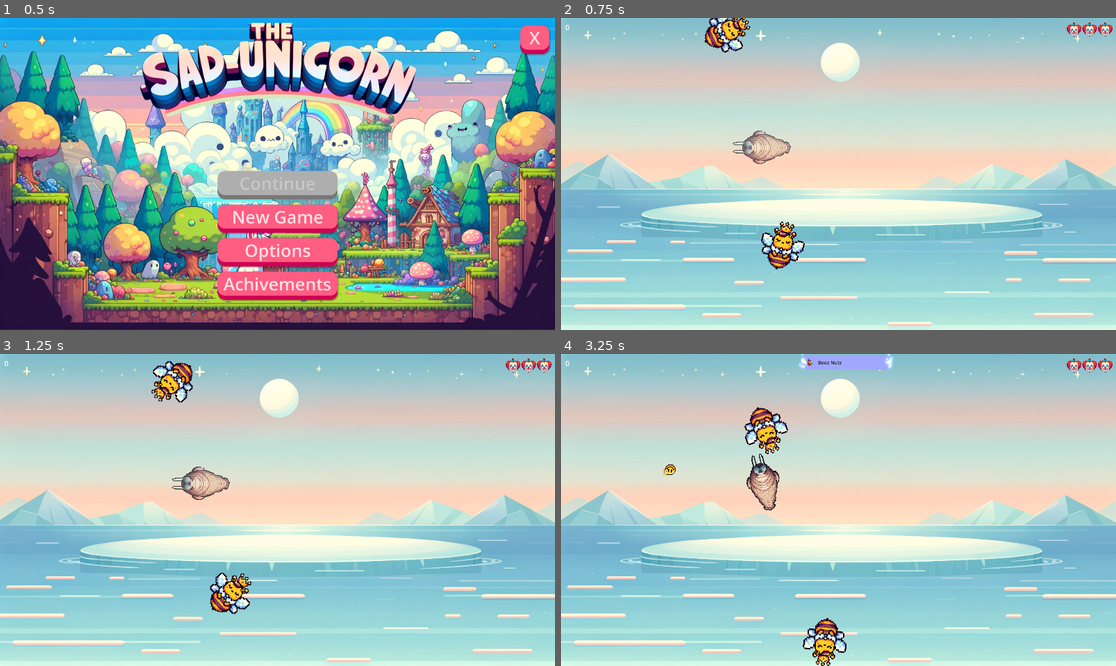
Above: before the commit, frames 1-4 (two rows, left to right).
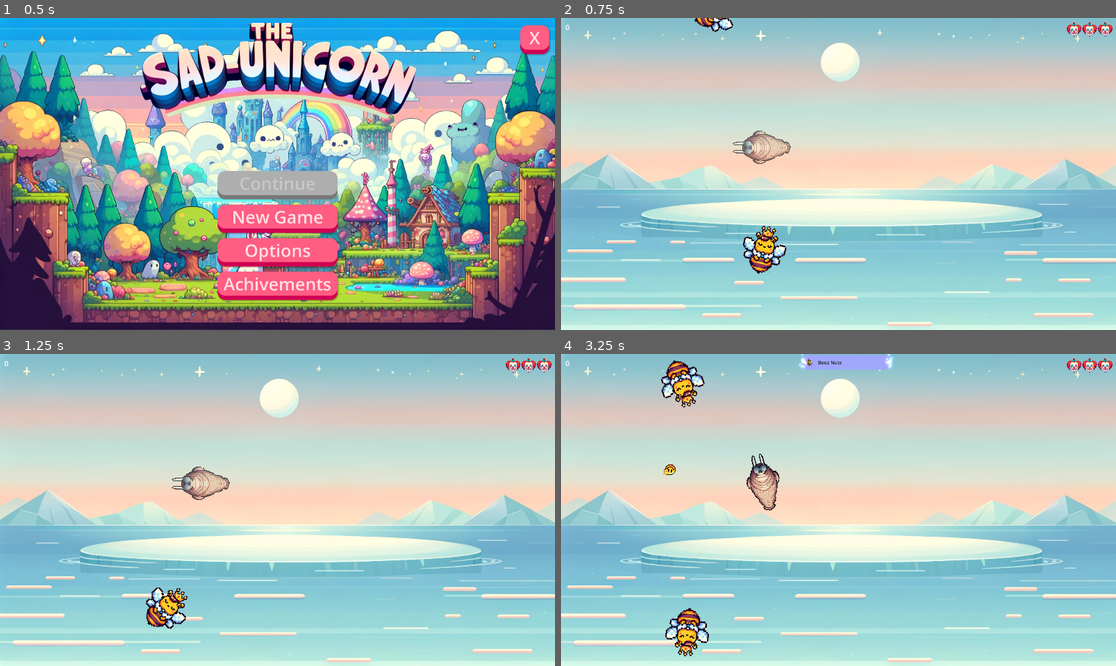
Above: after the commit, the same moments.

Repository: bytedev-code/the-sad-unicorn
Game: Godot game, scene res://menu/menu.tscn
Two runs of this game, one before a commit and one after it. Both use one fixed random seed, a clock stepped at 60 frames per second and the inputs below.
Inputs (mouse positions are in pixels of both pictures, inside the frame that each line leads up to):
- Up to frame 1 (0.5 s): no input
- Up to frame 2 (0.75 s): click "New Game" at 0.5 s
- Up to frame 3 (1.25 s): no input
- Up to frame 4 (3.25 s): move the mouse to (960, 494) at 1.27 s; hold D (player_rotate_right) 1.28-2.03 s; hold Space (player_shoot) 1.28-2.03 s; move the mouse to (727, 525) at 2.02 s; hold A (player_rotate_left) 2.03-2.78 s; tap K at 2.1 s; move the mouse to (894, 441) at 2.77 s; hold D (player_rotate_right) from 2.78 s (still down); hold Space (player_shoot) from 2.78 s (still down)

Frame 1 is identical in both runs. In frame 2, 1.8% of the frame differs, in the area x 24-44%, y 0-82%; in frame 3, 2.2%; in frame 4, 2.9%, in the area x 18-52%, y 2-100%.

Commit message:
implement movement AIs

Diff:
--- /dev/null
+++ b/ai/movement/FollowPlayerAI.gd
@@ -0,0 +1,12 @@
+class_name FollowPlayerAI
+extends MovementAI
+
+func _process(delta):
+	var player_pos = get_tree().get_root().get_node("game").find_child("player").position
+
+	var direction = _parent.position.direction_to(player_pos)
+
+	var motion = direction * _speed * delta
+	_parent.move_and_collide(motion)
+
+	Globals.screen_wrap(_parent)
--- /dev/null
+++ b/ai/movement/MovementAI.gd
@@ -0,0 +1,11 @@
+class_name MovementAI
+extends Node2D
+
+
+var _parent: RigidBody2D
+var _speed: float = 200
+
+# Called when the node enters the scene tree for the first time.
+func _init(parent: RigidBody2D, speed: float):
+	_parent = parent
+	_speed = speed
--- a/ai/movement/RandomDirectionAI.gd
+++ b/ai/movement/RandomDirectionAI.gd
@@ -1,16 +1,13 @@
 class_name RandomDirectionAI
-extends Node
+extends MovementAI
 
 var rng = RandomNumberGenerator.new()
 
 var _direction: Vector2
-var _parent: RigidBody2D
-var _speed: float = 200
 
 # Called when the node enters the scene tree for the first time.
 func _init(parent: RigidBody2D, speed: float):
-	_parent = parent
-	_speed = speed
+	super(parent, speed)
 	_direction = Vector2.from_angle(rng.randf() * 2 * PI)
 
 
@@ -18,3 +15,8 @@
 func _process(delta):
 	var motion = _direction * _speed * delta
 	_parent.move_and_collide(motion)
+
+	Globals.screen_wrap(_parent)
+
+func set_direction(direction: Vector2):
+	_direction = direction
--- a/ai/movement/TargetPointAI.gd
+++ b/ai/movement/TargetPointAI.gd
@@ -1,15 +1,12 @@
 class_name TargetPointAI
-extends Node2D
+extends MovementAI
 
 var rng = RandomNumberGenerator.new()
 
-var _parent: RigidBody2D
-var _speed: float = 200
 var _target_location: Vector2
 
-func _init(parent: RigidBody2D, speed):
-	_parent = parent
-	_speed = speed
+
+func _ready():
 	_plan_target_location()
 
 func _plan_target_location():
@@ -21,11 +18,12 @@
 	)
 
 func _process(delta):
-	print("try to reach ", _target_location)
-	var direction = position.direction_to(_target_location)
+	var direction = _parent.position.direction_to(_target_location)
 
 	if _parent.position.distance_to(_target_location) < 10:
 		_plan_target_location()
 
 	var motion = direction * _speed * delta
 	_parent.move_and_collide(motion)
+
+	Globals.screen_wrap(_parent)
--- a/blueprints/enemies/bee_queen.tscn
+++ b/blueprints/enemies/bee_queen.tscn
@@ -11,6 +11,7 @@
 
 [node name="bee_queen" type="RigidBody2D"]
 script = ExtResource("1_e2ucn")
+SPEED = 300.0
 SPLIT_INTO = ExtResource("2_ah7fu")
 SPLIT_NUMBER = 6
 SCORE = 5
--- a/blueprints/enemies/cat_woman.tscn
+++ b/blueprints/enemies/cat_woman.tscn
@@ -16,6 +16,7 @@
 SPLIT_NUMBER = 15
 SCORE = 50
 HITPOINTS = 10
+MOVE_AI = 1
 
 [node name="CollisionShape2D" type="CollisionShape2D" parent="."]
 position = Vector2(-0.5, 1.5)
--- a/blueprints/enemies/clown.tscn
+++ b/blueprints/enemies/clown.tscn
@@ -13,6 +13,7 @@
 SPLIT_INTO = ExtResource("2_ijpmu")
 SPLIT_NUMBER = 4
 SCORE = 5
+MOVE_AI = 2
 
 [node name="CollisionShape2D" type="CollisionShape2D" parent="."]
 position = Vector2(2, -2)
--- a/blueprints/enemies/clown_car.tscn
+++ b/blueprints/enemies/clown_car.tscn
@@ -3,21 +3,19 @@
 [ext_resource type="Script" path="res://enemy.gd" id="1_i4l2x"]
 [ext_resource type="PackedScene" uid="uid://daik3aj55p5k8" path="res://blueprints/enemies/clown_shoe.tscn" id="2_x78i1"]
 [ext_resource type="Texture2D" uid="uid://n8c4kd6tjrbg" path="res://assets/enemies/clowns_car.png" id="3_63x31"]
-[ext_resource type="PackedScene" path="res://audio_player.tscn" id="4_yt1sk"]
+[ext_resource type="PackedScene" uid="uid://dfkqlfy7e73lr" path="res://audio_player.tscn" id="4_yt1sk"]
 
 [sub_resource type="RectangleShape2D" id="RectangleShape2D_w4tqj"]
-size = Vector2(43.9377, 64.7846)
+size = Vector2(43, 72)
 
 [node name="clown_car" type="RigidBody2D"]
 script = ExtResource("1_i4l2x")
-SPEED = 250.0
 SPLIT_INTO = ExtResource("2_x78i1")
-SPLIT_NUMBER = 10
-SCORE = 15
-HITPOINTS = 4
+SPLIT_NUMBER = 8
+SCORE = 5
 
 [node name="CollisionShape2D" type="CollisionShape2D" parent="."]
-position = Vector2(2.2643, -6.89555)
+position = Vector2(-2, -1)
 rotation = 0.496969
 scale = Vector2(2, 2)
 shape = SubResource("RectangleShape2D_w4tqj")
--- a/blueprints/enemies/clown_shoe.tscn
+++ b/blueprints/enemies/clown_shoe.tscn
@@ -2,15 +2,15 @@
 
 [ext_resource type="Script" path="res://enemy.gd" id="1_fc5na"]
 [ext_resource type="Texture2D" uid="uid://cqve0sqg78ut4" path="res://assets/enemies/clown_shoe.png" id="2_ifev1"]
-[ext_resource type="PackedScene" path="res://audio_player.tscn" id="3_n6o2a"]
+[ext_resource type="PackedScene" uid="uid://dfkqlfy7e73lr" path="res://audio_player.tscn" id="3_n6o2a"]
 
 [sub_resource type="CapsuleShape2D" id="CapsuleShape2D_0o66s"]
-radius = 22.8175
-height = 62.6386
+radius = 48.1051
+height = 138.645
 
 [node name="clown_shoe" type="RigidBody2D"]
 script = ExtResource("1_fc5na")
-SPLIT_NUMBER = 0
+SPLIT_NUMBER = 6
 SCORE = 5
 
 [node name="CollisionShape2D" type="CollisionShape2D" parent="."]
@@ -19,7 +19,7 @@
 shape = SubResource("CapsuleShape2D_0o66s")
 
 [node name="Sprite2D" type="Sprite2D" parent="."]
-scale = Vector2(0.1, 0.1)
+scale = Vector2(0.2, 0.2)
 texture = ExtResource("2_ifev1")
 
 [node name="AudioPlayer" parent="." instance=ExtResource("3_n6o2a")]
--- a/blueprints/enemies/honey.tscn
+++ b/blueprints/enemies/honey.tscn
@@ -2,24 +2,24 @@
 
 [ext_resource type="Script" path="res://enemy.gd" id="1_rgnrq"]
 [ext_resource type="Texture2D" uid="uid://dqg4ui1fioj61" path="res://assets/enemies/honey_pot.png" id="3_oqc8a"]
-[ext_resource type="PackedScene" path="res://audio_player.tscn" id="4_yy463"]
+[ext_resource type="PackedScene" uid="uid://dfkqlfy7e73lr" path="res://audio_player.tscn" id="4_yy463"]
 
 [sub_resource type="CircleShape2D" id="CircleShape2D_1ucf8"]
-radius = 35.609
+radius = 70.7248
 
 [node name="honey" type="RigidBody2D"]
 script = ExtResource("1_rgnrq")
-SPLIT_NUMBER = 0
-SCORE = 2
-HITPOINTS = 6
+SPEED = 50.0
+SPLIT_NUMBER = 6
+SCORE = 5
 
 [node name="CollisionShape2D" type="CollisionShape2D" parent="."]
-position = Vector2(2, 1)
+position = Vector2(6, 2)
 rotation = 0.583312
 shape = SubResource("CircleShape2D_1ucf8")
 
 [node name="Sprite2D" type="Sprite2D" parent="."]
-scale = Vector2(0.1, 0.1)
+scale = Vector2(0.2, 0.2)
 texture = ExtResource("3_oqc8a")
 
 [node name="AudioPlayer" parent="." instance=ExtResource("4_yy463")]
--- a/blueprints/enemies/unicorn.tscn
+++ b/blueprints/enemies/unicorn.tscn
@@ -16,7 +16,7 @@
 SPEED = 400.0
 SCORE = 100
 HITPOINTS = 2
-MOVETYPE = 1
+MOVE_AI = 2
 
 [node name="CollisionShape2D" type="CollisionShape2D" parent="."]
 position = Vector2(18, 4)
--- a/boss.gd
+++ b/boss.gd
@@ -4,14 +4,6 @@
 var _target_location: Vector2
 @export var DEATH_TEXTURE: Texture2D
 var _stop = false
-
-func _plan_target_location():
-	var screen_size = get_viewport_rect().size
-
-	_target_location = Vector2(
-		rng.randf_range(1, screen_size.x-1),
-		rng.randf_range(1, screen_size.y-1)
-	)
 
 
 func _on_collide(node: Node):
@@ -36,12 +28,4 @@
 	if _stop:
 		return
 
-	var direction = position.direction_to(_target_location)
-
-	var motion = direction * SPEED * delta
-	move_and_collide(motion)
-
-	Globals.screen_wrap(self)
-
-	if position.distance_to(_target_location) < 10:
-		_plan_target_location()
+	super._process(delta)
--- a/enemy.gd
+++ b/enemy.gd
@@ -8,7 +8,7 @@
 signal on_hit()
 signal on_shoot()
 
-enum MoveType {RANDOM, HORIZONTAL}
+enum MoveAI {RANDOM, TARGETPOINT, FOLLOW}
 
 @export var ROTATE: bool = true
 @export var SPEED: float = 100.
@@ -18,15 +18,14 @@
 @export var IGNORE_PLAYER_HIT: bool = false
 @export var HITPOINTS: int = 5
 @export var ENEMY_PROJECTILE: PackedScene = null
-@export var MOVETYPE: MoveType = MoveType.RANDOM
+@export var MOVE_AI: MoveAI = MoveAI.RANDOM
 
-var _direction = Vector2(0, 0)
 var _rot_speed = 0.1
 var _hp = 5
 
 var rng = RandomNumberGenerator.new()
 var dmg_indicator = DamageIndicator.new()
-var movement_ai = null
+var movement_ai: MovementAI = null
 
 # Called when the node enters the scene tree for the first time.
 func _ready():
@@ -34,9 +33,14 @@
 	on_hit.connect(dmg_indicator.on_hit_slot)
 	add_child(dmg_indicator)
 
-	movement_ai = TargetPointAI.new(self, SPEED)
+	match MOVE_AI:
+		MoveAI.TARGETPOINT:
+			movement_ai = TargetPointAI.new(self, SPEED)
+		MoveAI.FOLLOW:
+			movement_ai = FollowPlayerAI.new(self, SPEED)
+		_:
+			movement_ai = RandomDirectionAI.new(self, SPEED)
 	add_child(movement_ai)
-	movement_ai._plan_target_location()
 
 	_rot_speed = rng.randf_range(-0.1, 0.1)
 	_hp = HITPOINTS
@@ -76,9 +80,11 @@
 func _on_collide(node: Node):
 	if node is Player:
 		var player_dir = node.get_direction()
-		_direction = player_dir
+		if movement_ai is RandomDirectionAI:
+			movement_ai.set_direction(player_dir)
 		on_collide.emit()
 
 	if node is Enemy:
-		_direction = -_direction
+		if movement_ai is RandomDirectionAI:
+			movement_ai.set_direction(-movement_ai._direction)
 		on_collide.emit()
Not shown: 1 places in blueprints/enemies/cat_woman.tscn that only renumber resources
Not shown: 1 places in blueprints/enemies/cookie.tscn that only renumber resources
Not shown: 1 places in blueprints/enemies/french_fries_bootle.tscn that only renumber resources
Not shown: 1 places in blueprints/enemies/ketchup.tscn that only renumber resources
Not shown: 1 places in blueprints/enemies/lightning.tscn that only renumber resources
Not shown: 1 places in blueprints/enemies/monkey.tscn that only renumber resources
